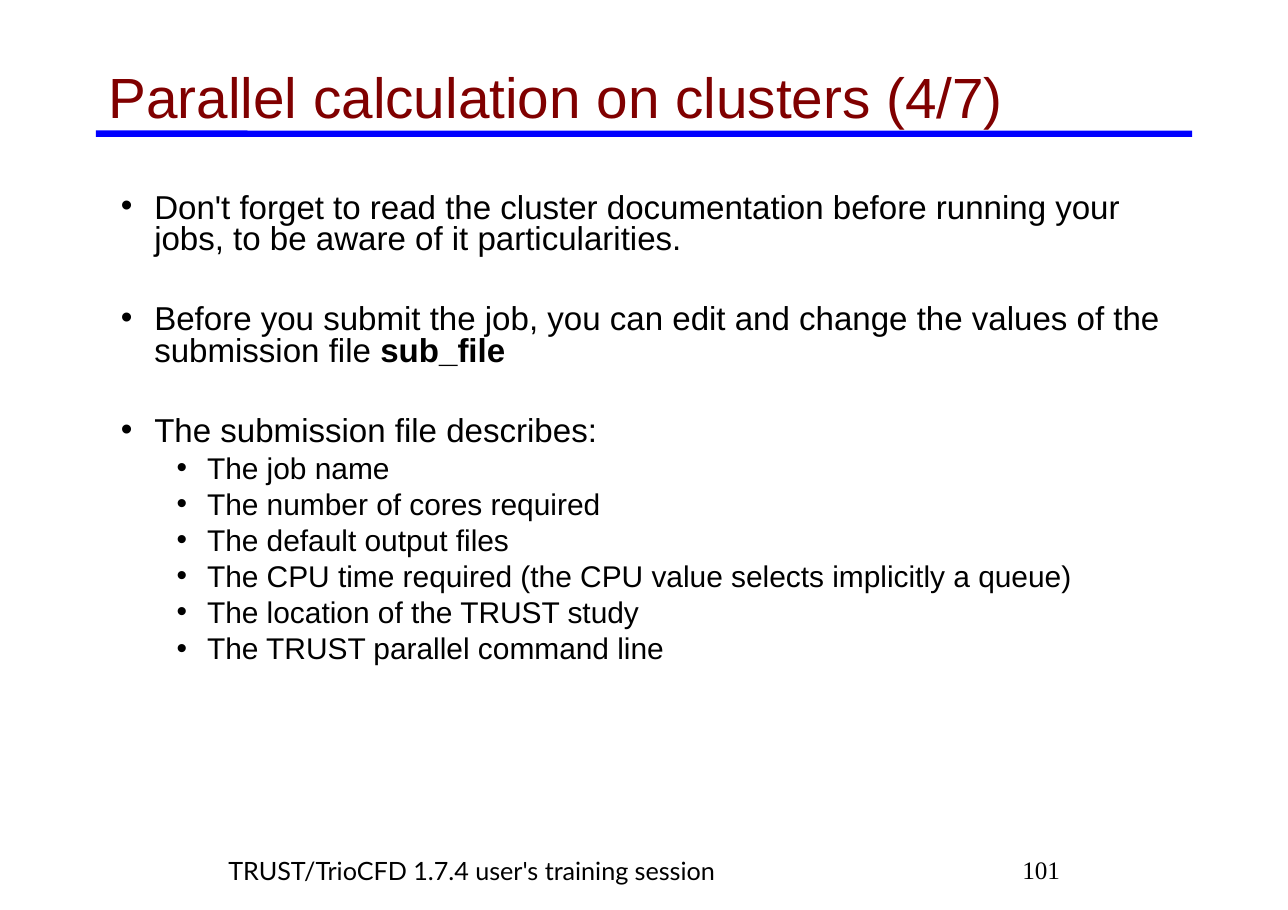
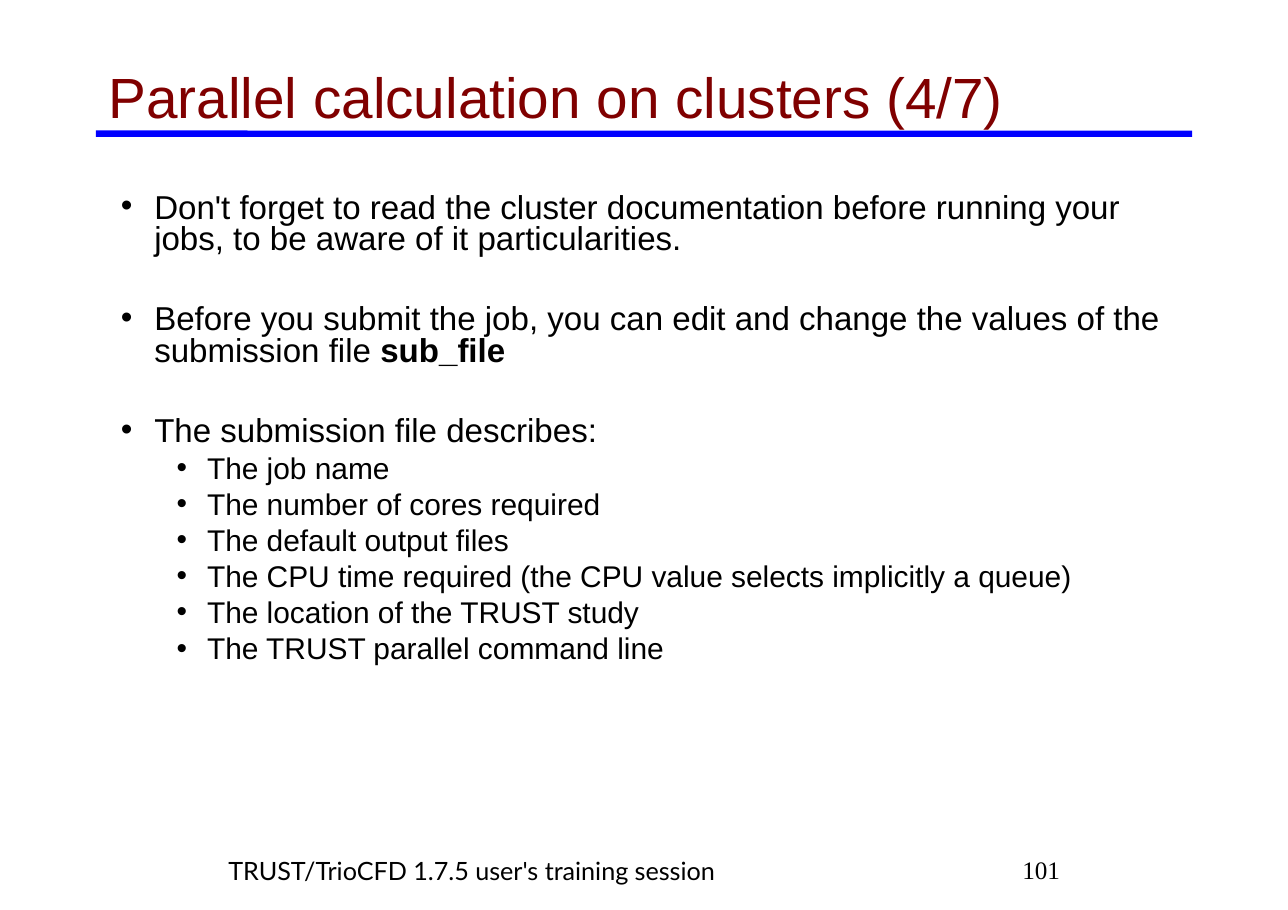
Before and after one commit to cea-trust-platform/trust-code, a slide deck: slide 101 of doc/TRUST/TRUST_and_TrioCFD_presentation.odp. Drawn at 1288x910 pixels with LibreOffice and Linux fonts; fonts in the diff are those of the drawing; background and template pictures are left out. Boxes give left, top, right and bottom in pixels: in the first picture for what was removed or moved away, otherwise in the second. Text is boxed around its words. In the diff, an @@ line names an element or a change of style, - is before the commit and + after.

```diff
--- a/doc/TRUST/TRUST_and_TrioCFD_presentation.odp
+++ b/doc/TRUST/TRUST_and_TrioCFD_presentation.odp
@@ text at [228,861,715,885]: text changed @@
-TRUST/TrioCFD 1.7.4 user's training session
+TRUST/TrioCFD 1.7.5 user's training session
```
Also in this commit, not shown: 188 other slides changed, 9 other files.
